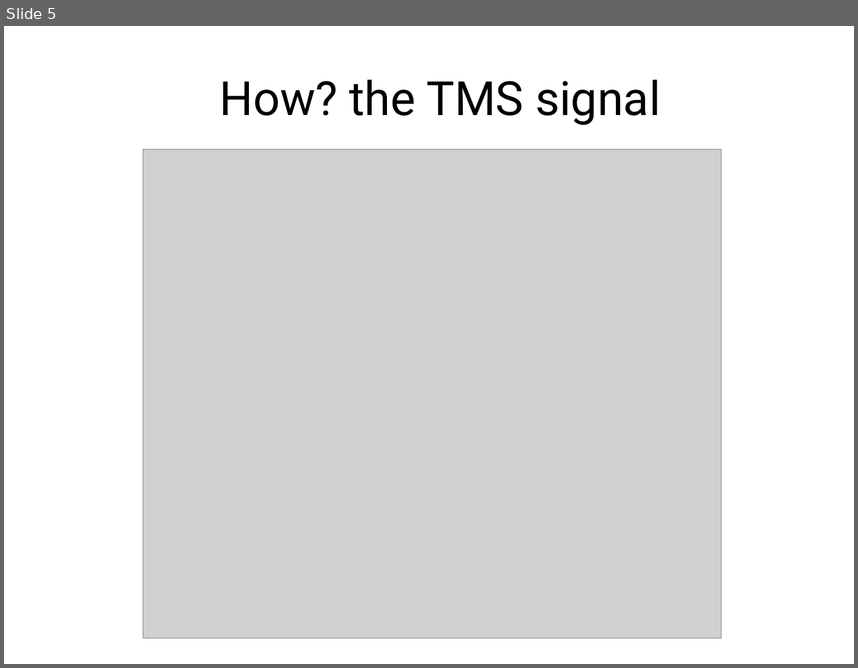
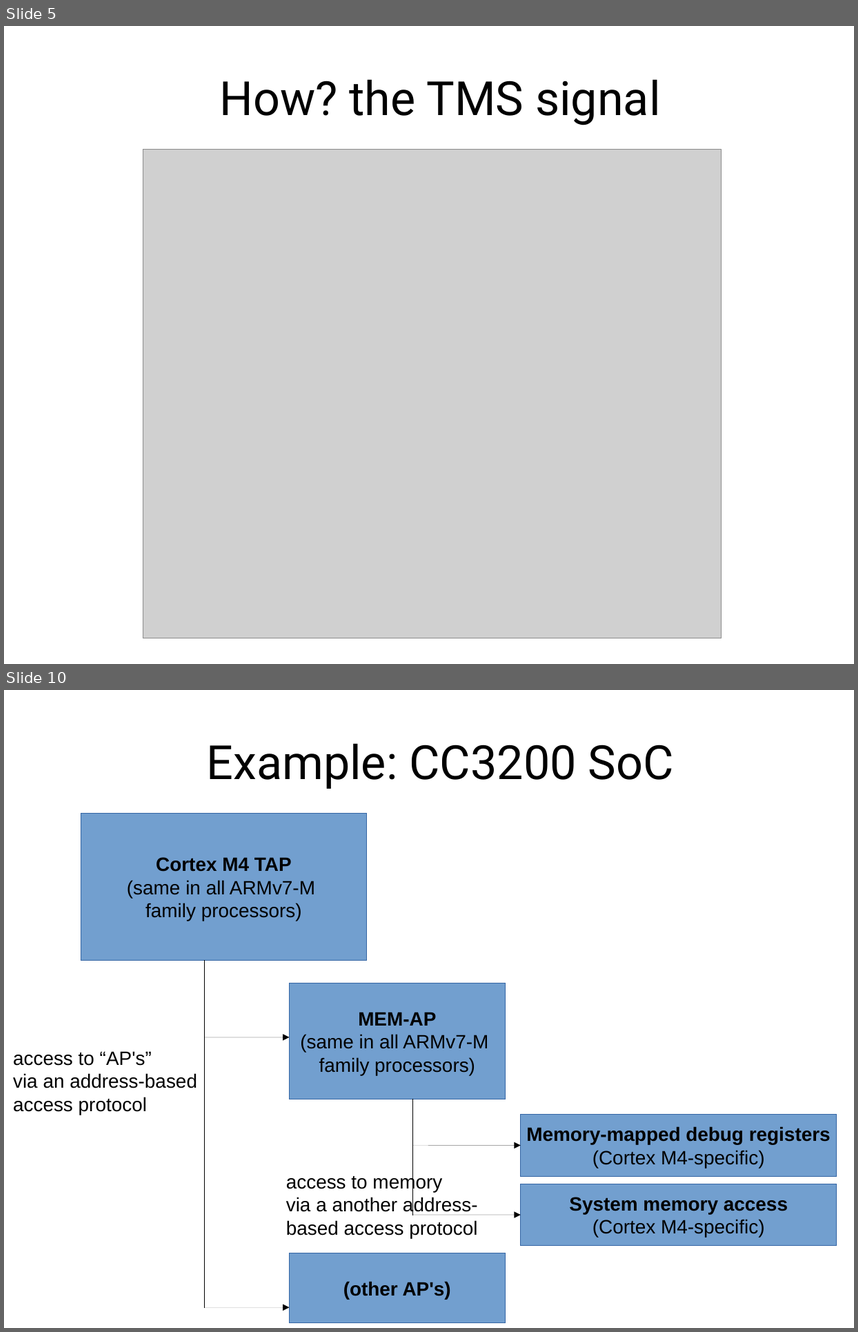
Before and after one commit to Mindtribe/Leash-Debugger, a slide deck: reporting/other/08-18 JTAG presentation/JTAG_presentation.odp. Shown one above the other, each under a label of ours: slide 5 before the commit, slides 5 and 10 after it; the slides between them are not shown. The pictures are 858x668 and 858x1332 pixels, drawn with LibreOffice and Linux fonts; fonts in the diff are those of the drawing; grey boxes stand for pictures. Boxes give left, top, right and bottom in pixels: in the first picture for what was removed or moved away, otherwise in the second. Text is boxed around its words. In the diff, an @@ line names an element or a change of style, - is before the commit and + after.

```diff
--- a/reporting/other/08-18 JTAG presentation/JTAG_presentation.odp
+++ b/reporting/other/08-18 JTAG presentation/JTAG_presentation.odp
@@ slide 10 added at (x1=4, y1=690, x2=854, y2=1328), background #FFFFFF @@
@@ title added at (x1=206, y1=743, x2=674, y2=789), 44 pt, text #000000 @@
+Example: CC3200 SoC
@@ rectangle added at (x1=81, y1=814, x2=366, y2=960), fill #729FCF, outline #3465A4 0 pt, 18 pt, text #000000 @@
+Cortex M4 TAP
+(same in all ARMv7-M
+family processors)
@@ line added from (205, 960) to (205, 1307), #000000 0 pt @@
@@ rectangle added at (x1=290, y1=983, x2=506, y2=1099), fill #729FCF, outline #3465A4 0 pt, 18 pt, text #000000 @@
+MEM-AP
+(same in all ARMv7-M
+family processors)
@@ arrow added from (205, 1037) to (290, 1037), #000000 0 pt @@
@@ text added at (x1=13, y1=1051, x2=197, y2=1114), 18 pt, text #000000 @@
+access to “AP's”
+via an address-based
+access protocol
@@ line added from (413, 1099) to (413, 1214), #000000 0 pt @@
@@ rectangle added at (x1=521, y1=1114, x2=837, y2=1176), fill #729FCF, outline #3465A4 0 pt, 18 pt, text #000000, bold @@
+Memory-mapped debug registers
+(Cortex M4-specific)
@@ arrow added from (413, 1145) to (521, 1145), #000000 0 pt @@
@@ text added at (x1=286, y1=1173, x2=478, y2=1238), 18 pt, text #000000 @@
+access to memory
+via a another address-
+based access protocol
@@ rectangle added at (x1=521, y1=1183, x2=837, y2=1245), fill #729FCF, outline #3465A4 0 pt, 18 pt, text #000000 @@
+System memory access
+(Cortex M4-specific)
@@ arrow added from (413, 1214) to (521, 1214), #000000 0 pt @@
@@ rectangle added at (x1=290, y1=1253, x2=506, y2=1323), fill #729FCF, outline #3465A4 0 pt, 18 pt, text #000000, bold @@
+(other AP's)
@@ arrow added from (205, 1307) to (290, 1307), #000000 0 pt @@
```
Also in this commit, not shown: 1 slide changed, 4 other slides added, 12 other files.
